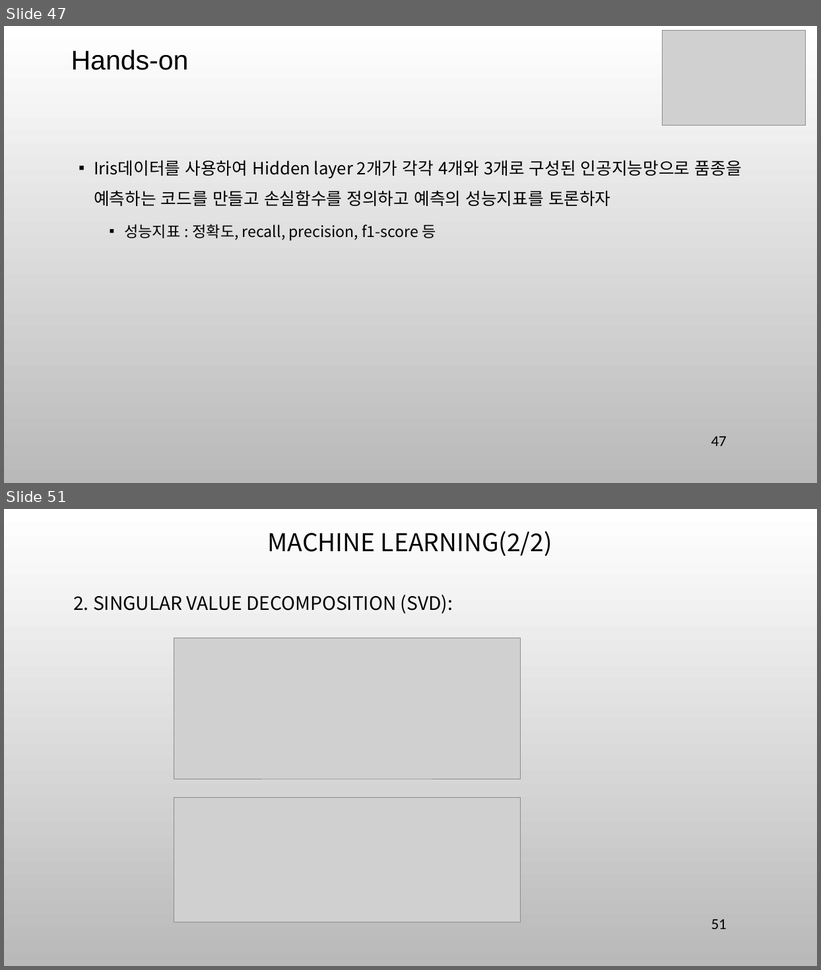
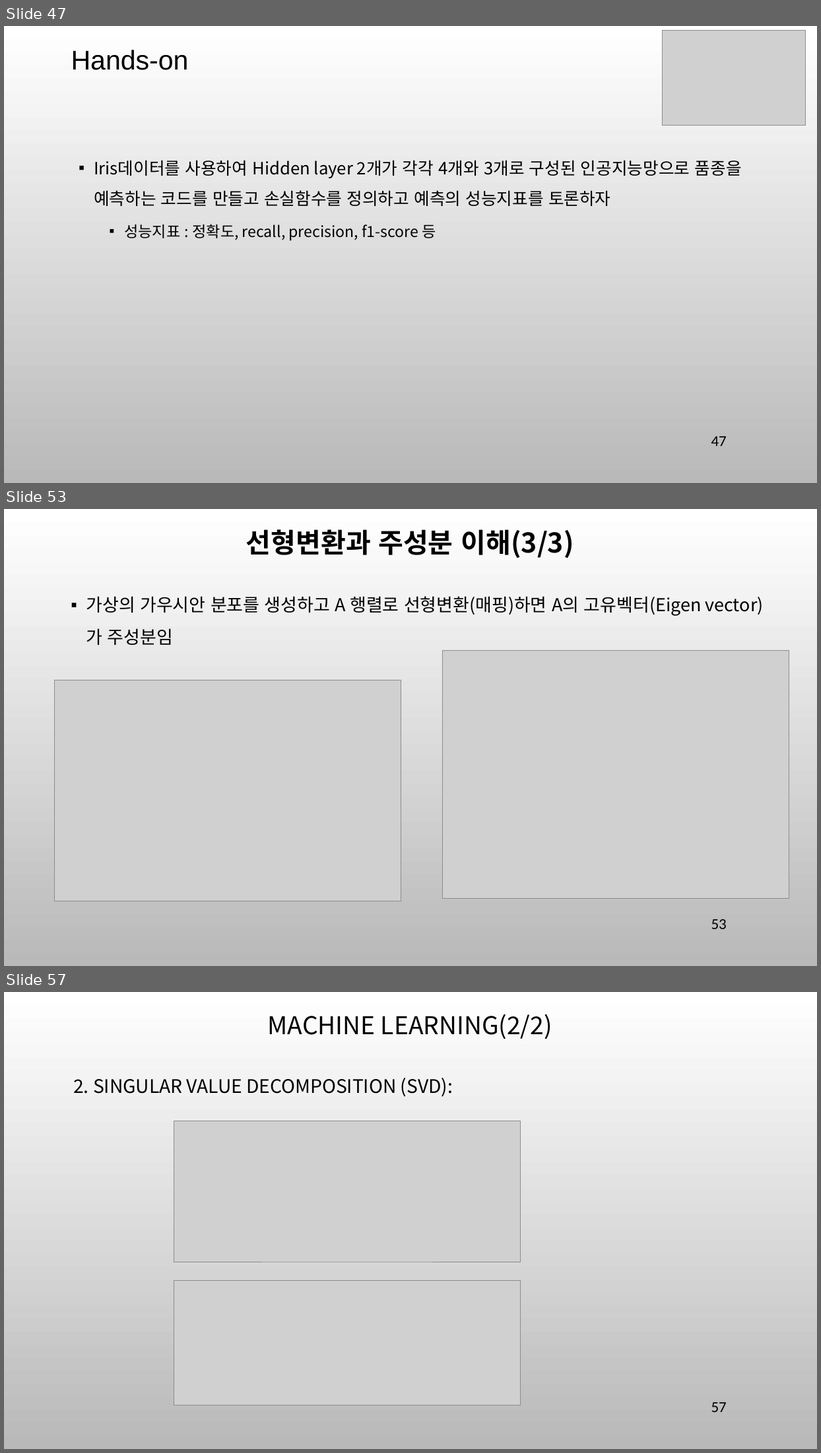
Before and after one commit to ancestor9/mathematics-for-machine-learning, a slide deck: 7_Applications of mathematics.pptx. Shown one above the other, each under a label of ours: slides 47 and 51 before the commit, slides 47, 53 and 57 after it; the slides between them are not shown. The pictures are 821x970 and 821x1453 pixels, drawn with LibreOffice and Linux fonts; fonts in the diff are those of the drawing; grey boxes stand for pictures; background and template pictures are left out. Boxes give left, top, right and bottom in pixels: in the first picture for what was removed or moved away, otherwise in the second. Text is boxed around its words. In the diff, an @@ line names an element or a change of style, - is before the commit and + after.

```diff
--- a/7_Applications of mathematics.pptx
+++ b/7_Applications of mathematics.pptx
@@ slide 53 added at bbox=[4, 509, 817, 966], background picture (left out) @@
@@ text added at bbox=[246, 529, 574, 558], 32 pt, text #000000, bold @@
+선형변환과 주성분 이해(3/3)
@@ text added at bbox=[86, 596, 764, 645], 21 pt, text #000000 @@
+▪ 가상의 가우시안 분포를 생성하고 A 행렬로 선형변환(매핑)하면 A의 고유벡터(Eigen vector)가 주성분임
@@ picture added at bbox=[443, 650, 789, 899] @@
@@ picture added at bbox=[55, 681, 401, 901] @@
@@ page number added at bbox=[712, 920, 727, 929], 18 pt, text #000000 @@
+53
@@ what was slide 51 is now slide 57 @@
@@ page number at bbox=[712, 1403, 727, 1412]: text changed @@
-51
+57
```
Also in this commit, not shown: 7 slides changed, 5 other slides added, 11 slides removed.
